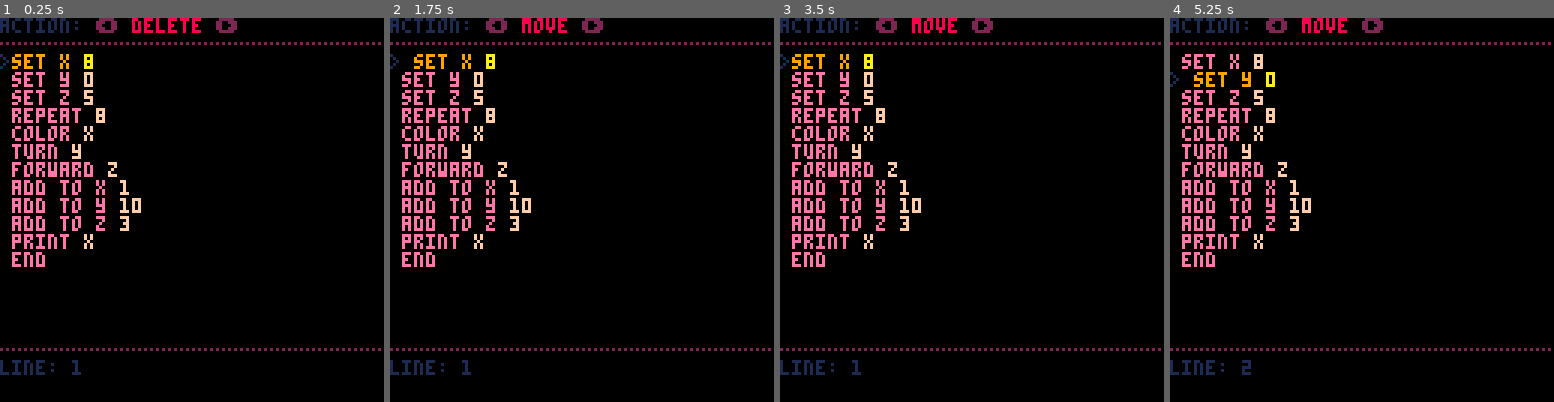
Above: before the commit, frames 1-4 (left to right).
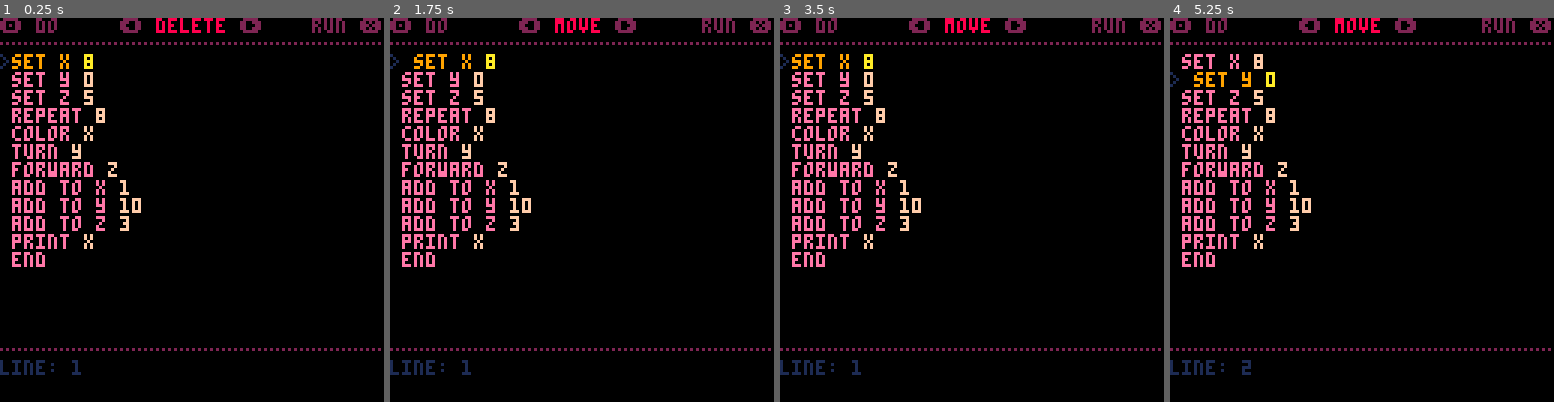
Above: after the commit, the same moments.

Repository: eduvf/PICO-8-experiments
Game: PICO-8 cartridge code.p8
Same seed, same stepped clock (60 frames per second), same inputs: the game is played once before the commit and once after it.
Inputs:
- Up to frame 1 (0.25 s): no input
- Up to frame 2 (1.75 s): tap X (X key) at 0.33, 1.07 s; tap O (Z key) at 0.7, 1.7 s; hold Right from 1.6 s (still down)
- Up to frame 3 (3.5 s): tap X (X key) at 1.85, 2.97 s; release Right at 2.1 s; tap O (Z key) every 0.4 s from 2.1 to 3.3 s; hold Up 2.15-2.42 s; hold Right 2.47-3.03 s; hold Left from 3.08 s (still down)
- Up to frame 4 (5.25 s): release Left at 3.58 s; hold Down 3.63-3.97 s; tap O (Z key) every 0.4 s from 3.7 to 4.9 s; hold Right 4.02-4.68 s; tap X (X key) at 4.08, 5.2 s; hold Up 4.73-5.03 s; hold Left from 5.08 s (still down)

The runs differ from the first frame. In frame 1, 1.6% of the frame differs, in the area x 0-100%, y 0-4%; in frame 2, 1.7%; in frame 3, 1.7%; in frame 4, 1.7%.

Commit message:
show action and run buttons

Diff:
--- a/code.p8
+++ b/code.p8
@@ -17,7 +17,7 @@
     {op = 'end',      arg = ''}
   }
   editor = true
-  cursor = {
+  pointer = {
     line = 1,
     action = 1,
     lock = false
@@ -40,27 +40,27 @@
   end
 
   if editor then
-    local prev_line = cursor.line
-    if btnp(0) and not cursor.lock then
-      cursor.action = mid(1, cursor.action - 1, #actions_key)
+    local prev_line = pointer.line
+    if btnp(0) and not pointer.lock then
+      pointer.action = mid(1, pointer.action - 1, #actions_key)
     end
-    if btnp(1) and not cursor.lock then
-      cursor.action = mid(1, cursor.action + 1, #actions_key)
+    if btnp(1) and not pointer.lock then
+      pointer.action = mid(1, pointer.action + 1, #actions_key)
     end
     if btnp(2) then
-      cursor.line = mid(1, cursor.line - 1, #code)
+      pointer.line = mid(1, pointer.line - 1, #code)
       if enable_move then
-        code[cursor.line], code[prev_line] = code[prev_line], code[cursor.line]
+        code[pointer.line], code[prev_line] = code[prev_line], code[pointer.line]
       end
     end
     if btnp(3) then
-      cursor.line = mid(1, cursor.line + 1, #code)
+      pointer.line = mid(1, pointer.line + 1, #code)
       if enable_move then
-        code[cursor.line], code[prev_line] = code[prev_line], code[cursor.line]
+        code[pointer.line], code[prev_line] = code[prev_line], code[pointer.line]
       end
     end
     if btnp(4) then
-      actions[actions_key[cursor.action]]()
+      actions[actions_key[pointer.action]]()
     end
   end
 end
@@ -72,11 +72,16 @@
 
     cls()
     color(1)
-    print('action: \f2⬅️ \f8'..actions_key[cursor.action]..' \f2➡️')
+    local text = '\f2⬅️ \f8'..actions_key[pointer.action]..' \f2➡️'
+    local lpad = 64 - (#text * 3 / 2)
+    cursor(lpad)
+    print(text)
+    cursor()
+    print('🅾️ do                     run ❎')
     print('\f2…………………………………………')
     for i = 1, 16 do
       if code[i] then
-        if cursor.line == i then
+        if pointer.line == i then
           print('\f1>'..tab..'\f9'..code[i].op..' \fa'..code[i].arg)
         else
           print(' \fe'..code[i].op..' \ff'..code[i].arg)
@@ -86,17 +91,17 @@
       end
     end
     print('\f2…………………………………………')
-    print('\f1line: '..cursor.line)
+    print('\f1line: '..pointer.line)
   end
 end
 
 function editor_delete()
-  deli(code, cursor.line)
+  deli(code, pointer.line)
 end
 
 function editor_move()
   enable_move = not enable_move
-  cursor.lock = not cursor.lock
+  pointer.lock = not pointer.lock
 end
 
 function reset()
